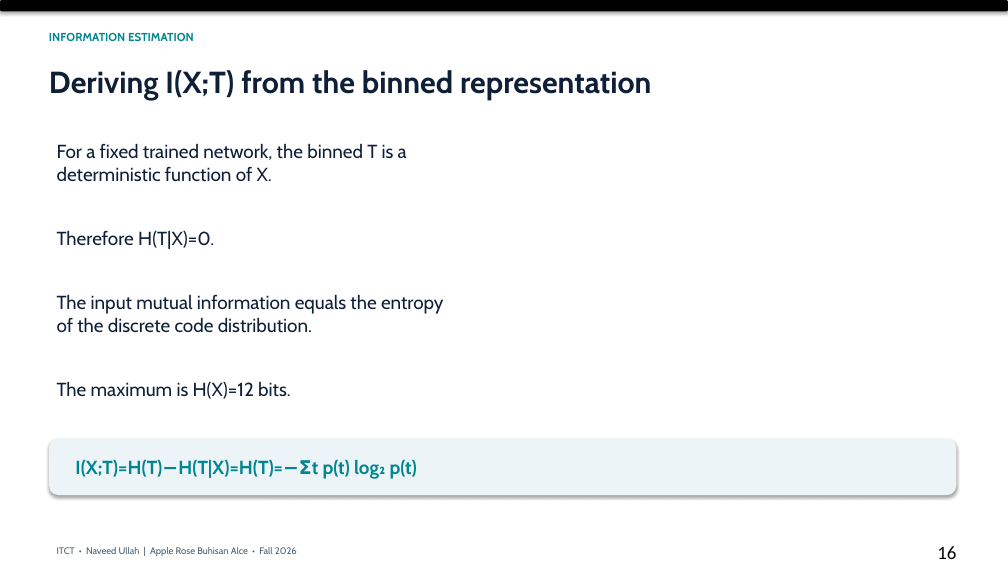
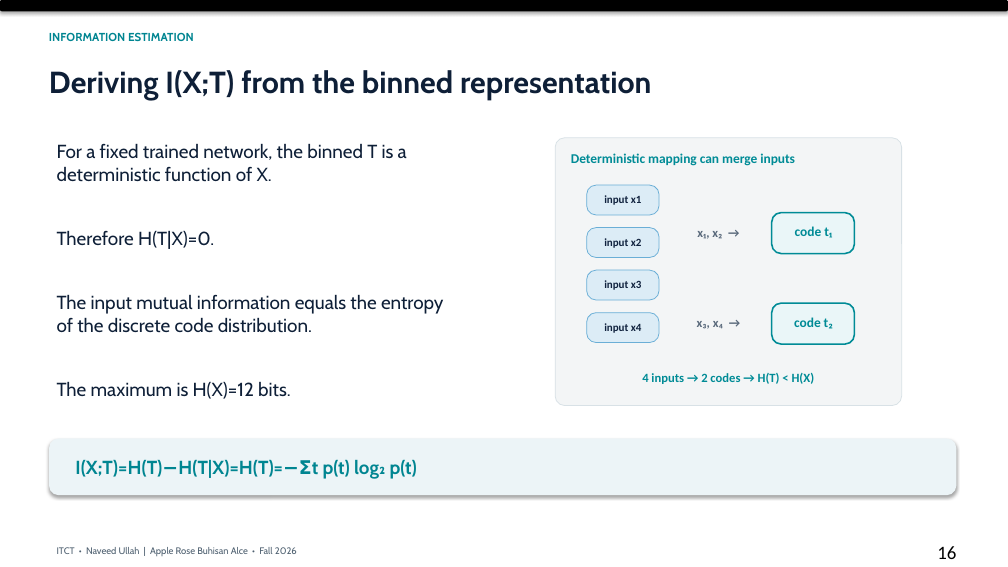
Before and after one commit to arba318/arba318.github.io, a slide deck: slide 16 of itct-midterm/artifacts/ITCT_Final_Presentation.pptx. Drawn at 1008x567 pixels with LibreOffice and Linux fonts; fonts in the diff are those of the drawing. Boxes give left, top, right and bottom in pixels: in the first picture for what was removed or moved away, otherwise in the second. Text is boxed around its words. In the diff, an @@ line names an element or a change of style, - is before the commit and + after.

```diff
--- a/itct-midterm/artifacts/ITCT_Final_Presentation.pptx
+++ b/itct-midterm/artifacts/ITCT_Final_Presentation.pptx
@@ rounded rectangle added at (555, 138, 901, 405), fill #F3F5F6, outline #D8E1E6 0.75 pt @@
@@ text added at (571, 153, 795, 166), 12.8 pt, text #008B96, bold @@
+Deterministic mapping can merge inputs
@@ rounded rectangle added at (587, 185, 659, 216), fill #DCECF6, outline #6AAED6 0.75 pt @@
@@ text added at (604, 195, 642, 205), 10.5 pt, text #10223E, bold @@
+input x1
@@ rounded rectangle added at (587, 228, 659, 258), fill #DCECF6, outline #6AAED6 0.75 pt @@
@@ text added at (604, 238, 642, 248), 10.5 pt, text #10223E, bold @@
+input x2
@@ text added at (697, 231, 722, 239), 12 pt, text #59697B, bold @@
+x₁, x₂ →
@@ rounded rectangle added at (772, 212, 854, 253), fill #EAF6F8, outline #008B96 1.5 pt @@
@@ text added at (795, 226, 832, 238), 12.8 pt, text #008B96, bold @@
+code t₁
@@ rounded rectangle added at (587, 270, 659, 300), fill #DCECF6, outline #6AAED6 0.75 pt @@
@@ text added at (604, 280, 642, 290), 10.5 pt, text #10223E, bold @@
+input x3
@@ rounded rectangle added at (587, 313, 659, 343), fill #DCECF6, outline #6AAED6 0.75 pt @@
@@ text added at (604, 323, 642, 333), 10.5 pt, text #10223E, bold @@
+input x4
@@ text added at (697, 321, 723, 329), 12 pt, text #59697B, bold @@
+x₃, x₄ →
@@ rounded rectangle added at (772, 303, 854, 344), fill #EAF6F8, outline #008B96 1.5 pt @@
@@ text added at (794, 317, 833, 329), 12.8 pt, text #008B96, bold @@
+code t₂
@@ text added at (642, 373, 815, 384), 12 pt, text #008B96, bold @@
+4 inputs → 2 codes → H(T) < H(X)
```
Also in this commit, not shown: 11 other slides changed, 1 other file.
